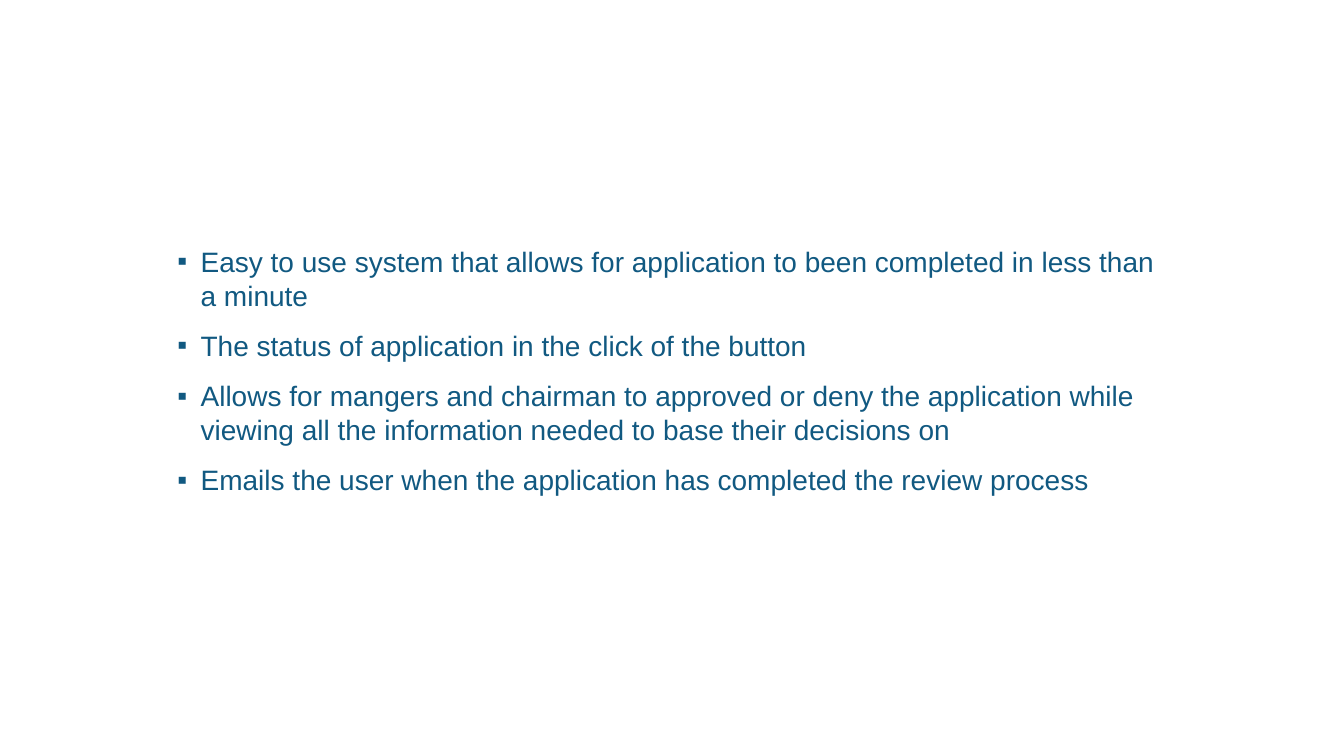
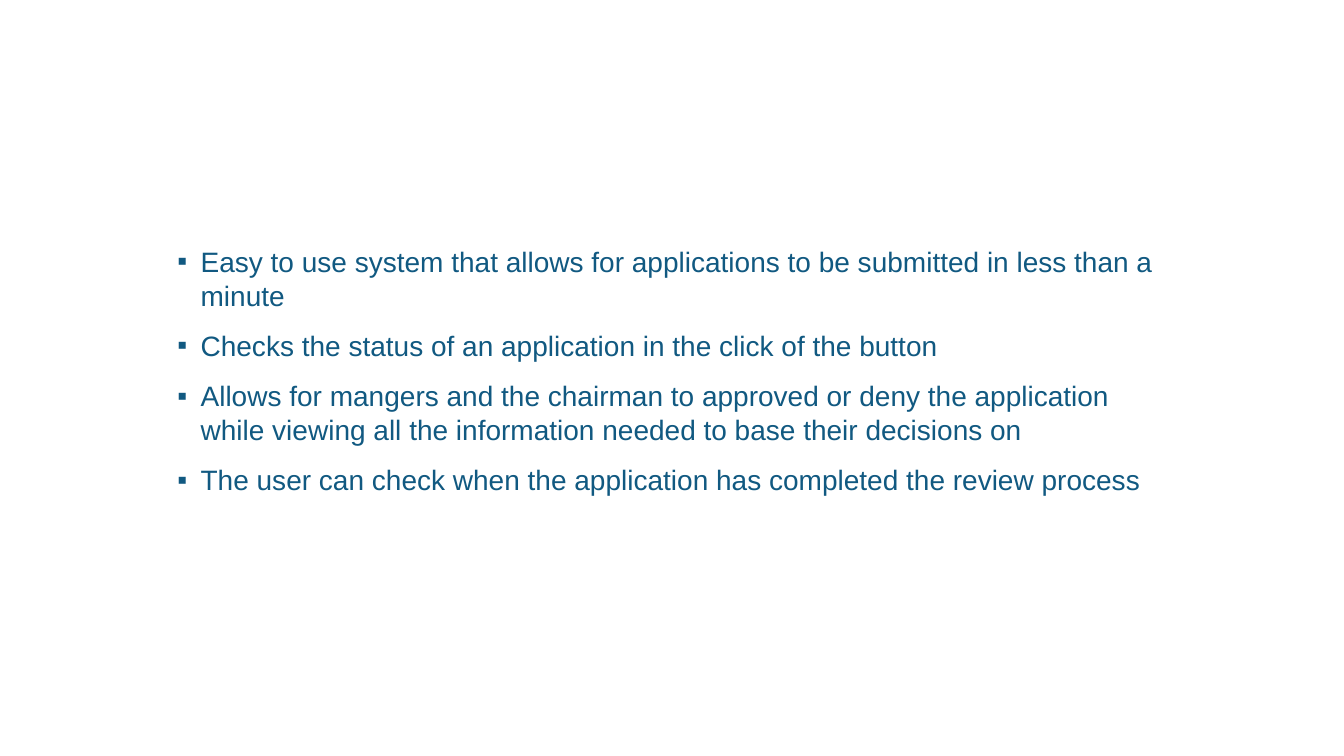
Before and after one commit to cspstapleton1/CrnichStapletonTodd, a slide deck: slide 3 of tf00001157.pptx. Drawn at 1344x756 pixels with LibreOffice and Linux fonts; fonts in the diff are those of the drawing; background and template pictures are left out. Boxes give left, top, right and bottom in pixels: in the first picture for what was removed or moved away, otherwise in the second. Text is boxed around its words. In the diff, an @@ line names an element or a change of style, - is before the commit and + after.

Commit message:
final powerpoint

```diff
--- a/tf00001157.pptx
+++ b/tf00001157.pptx
@@ text at <box>201,251,1152,496</box>: text changed @@
-▪ Easy to use system that allows for application to been completed in less than a minute
-▪ The status of application in the click of the button
-▪ Allows for mangers and chairman to approved or deny the application while viewing all the information needed to base their decisions on
-▪ Emails the user when the application has completed the review process
+▪ Easy to use system that allows for applications to be submitted in less than a minute
+▪ Checks the status of an application in the click of the button
+▪ Allows for mangers and the chairman to approved or deny the application while viewing all the information needed to base their decisions on
+▪ The user can check when the application has completed the review process
```
Also in this commit, not shown: 7 other slides changed.
